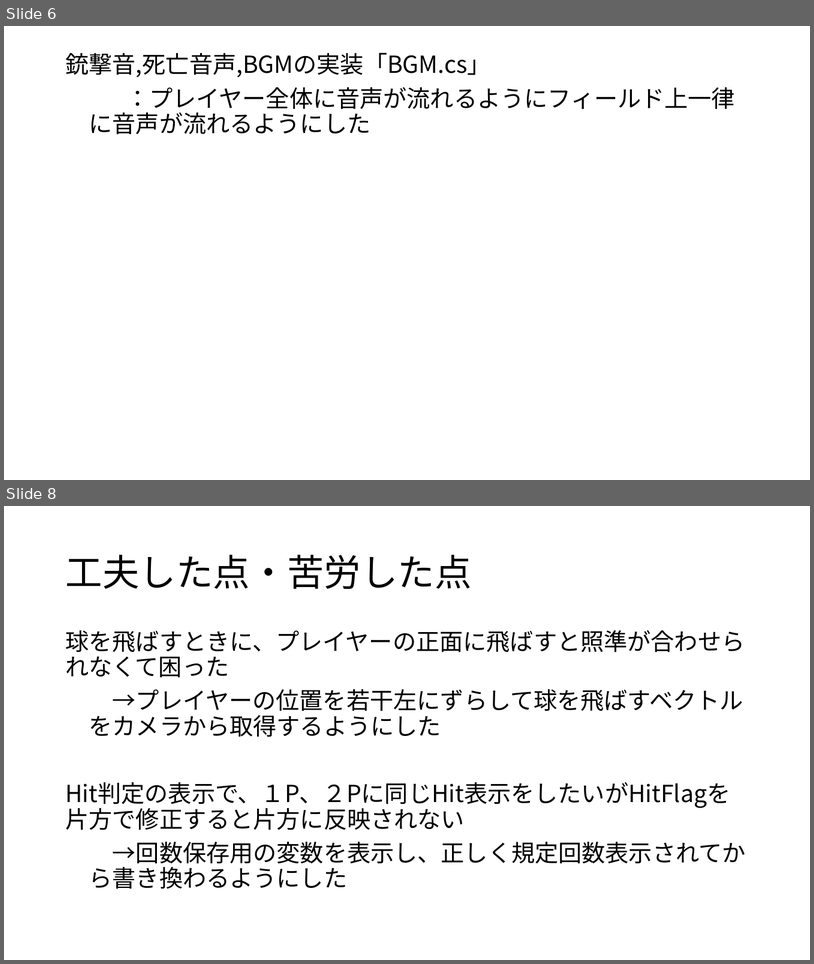
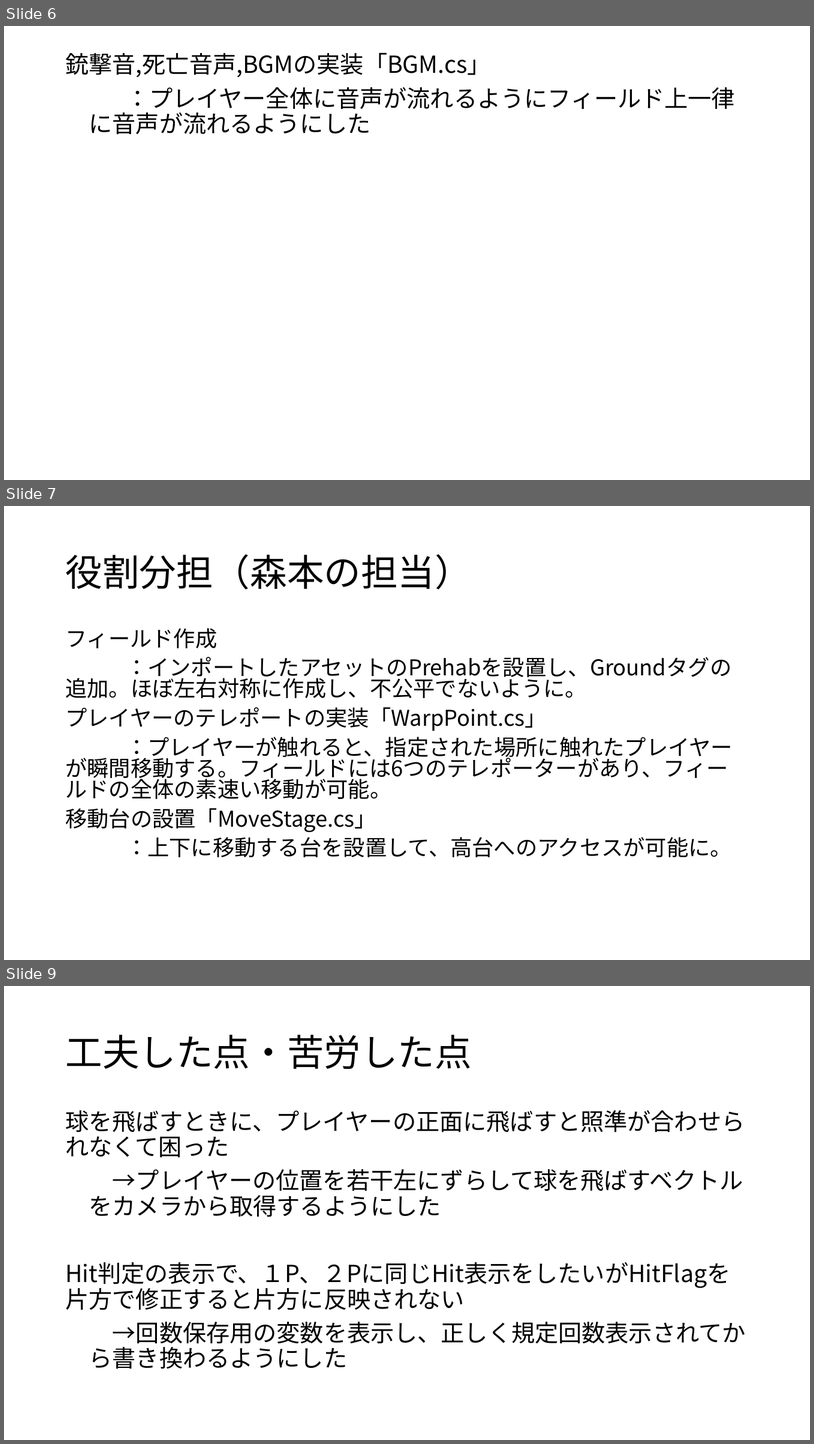
Before and after one commit to CGInteractive2018/CG_Interactive, a slide deck: Unityによるゲーム開発.pptx. Shown one above the other, each under a label of ours: slides 6 and 8 before the commit, slides 6, 7 and 9 after it; the slides between them are not shown. The pictures are 814x964 and 814x1444 pixels, drawn with LibreOffice and Linux fonts; fonts in the diff are those of the drawing. Boxes give left, top, right and bottom in pixels: in the first picture for what was removed or moved away, otherwise in the second. Text is boxed around its words. In the diff, an @@ line names an element or a change of style, - is before the commit and + after.

```diff
--- a/Unityによるゲーム開発.pptx
+++ b/Unityによるゲーム開発.pptx
@@ slide 7 added at (4, 506, 810, 960), background #FFFFFF @@
@@ title added at (65, 554, 472, 589), 44 pt, text #000000 @@
+役割分担（森本の担当）
@@ text added at (65, 628, 733, 857), 25.9 pt, text #000000 @@
+フィールド作成
+：インポートしたアセットのPrehabを設置し、Groundタグの追加。ほぼ左右対称に作成し、不公平でないように。
+プレイヤーのテレポートの実装「WarpPoint.cs」
+：プレイヤーが触れると、指定された場所に触れたプレイヤーが瞬間移動する。フィールドには6つのテレポーターがあり、フィールドの全体の素速い移動が可能。
+移動台の設置「MoveStage.cs」
+：上下に移動する台を設置して、高台へのアクセスが可能に。
@@ what was slide 8 is now slide 9 @@
```
Also in this commit, not shown: 1 slide changed, 1 other slide added.
